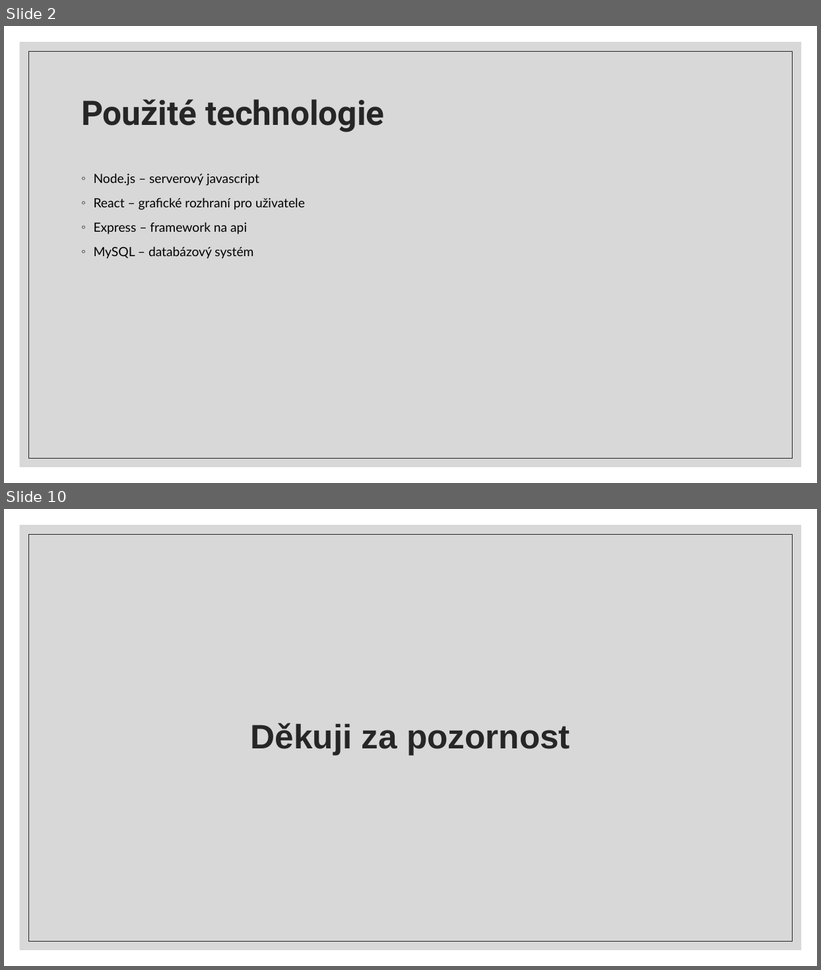
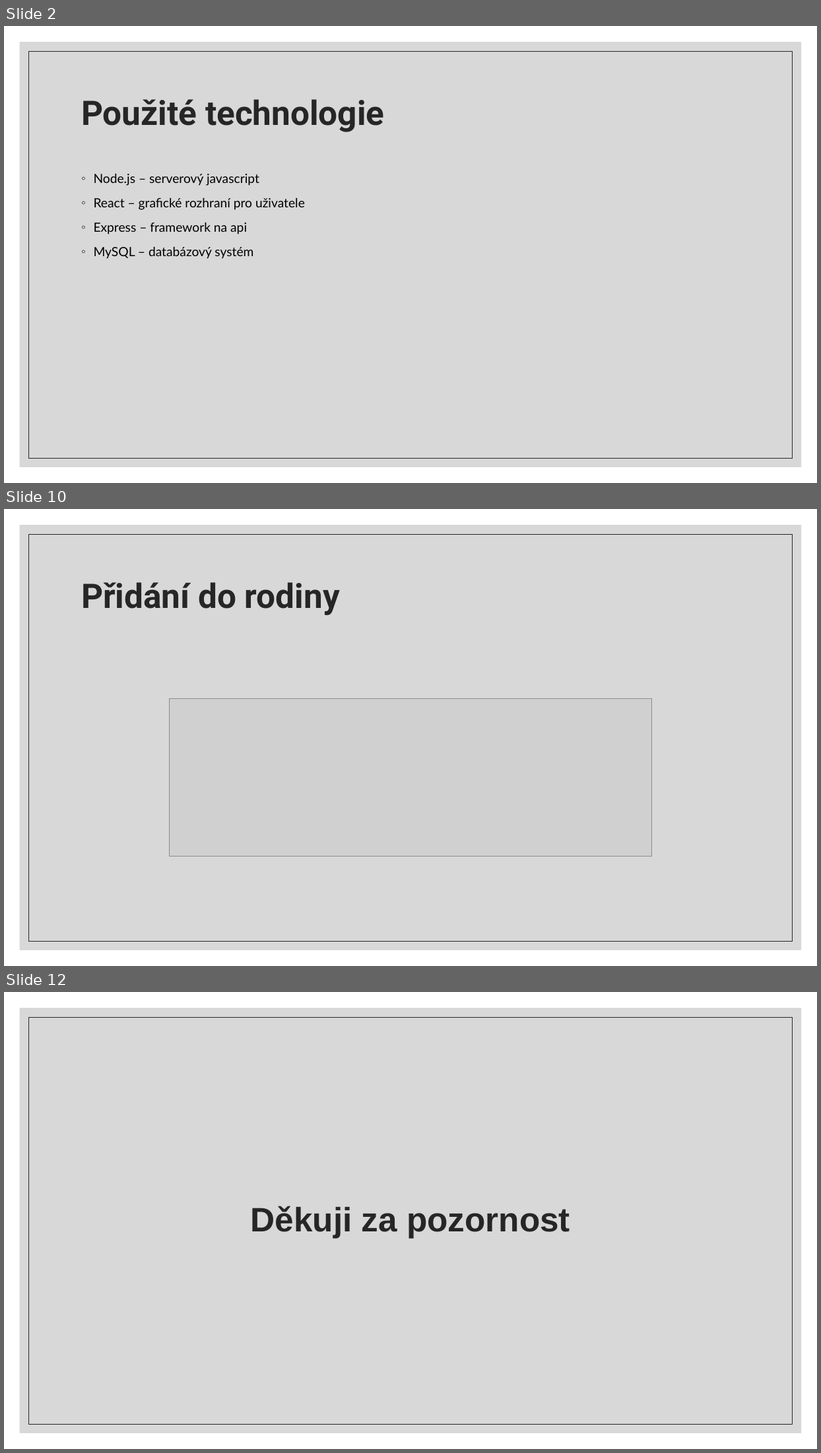
Before and after one commit to Atmaak/rocnikovka, a slide deck: ostatni/prezentace.pptm. Shown one above the other, each under a label of ours: slides 2 and 10 before the commit, slides 2, 10 and 12 after it; the slides between them are not shown. The pictures are 821x970 and 821x1453 pixels, drawn with LibreOffice and Linux fonts; fonts in the diff are those of the drawing; grey boxes stand for pictures. Boxes give left, top, right and bottom in pixels: in the first picture for what was removed or moved away, otherwise in the second. Text is boxed around its words. In the diff, an @@ line names an element or a change of style, - is before the commit and + after.

```diff
--- a/ostatni/prezentace.pptm
+++ b/ostatni/prezentace.pptm
@@ slide 10 added at (4, 509, 817, 966), background #FFFFFF; not listed: 2 template elements that a slide beside it also shows @@
@@ title added at (81, 582, 340, 615), 40 pt, text #262626, bold @@
+Přidání do rodiny
@@ picture added at (169, 698, 652, 856) @@
@@ what was slide 10 is now slide 12 @@
```
Also in this commit, not shown: 4 slides changed, 4 other slides added, 3 slides removed, 10 other files.
